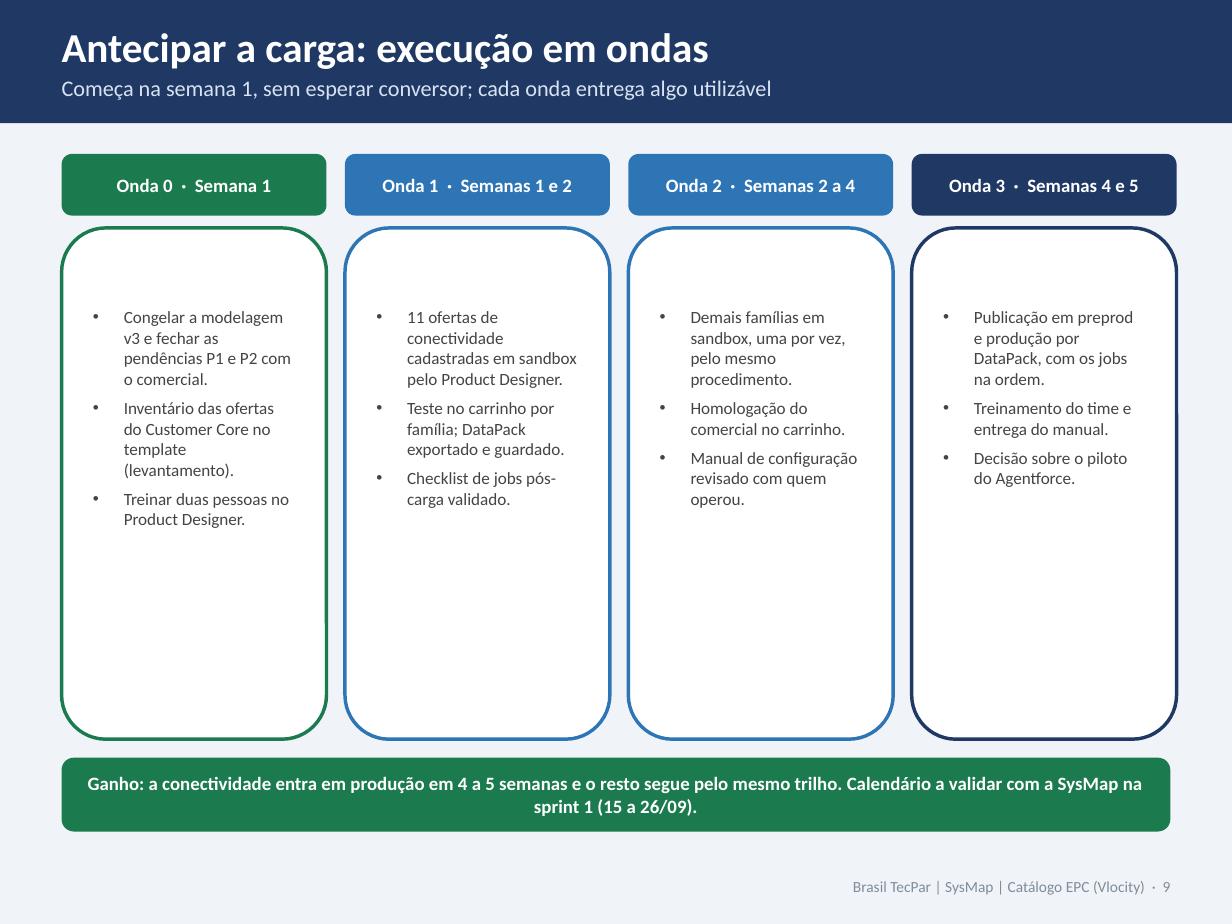
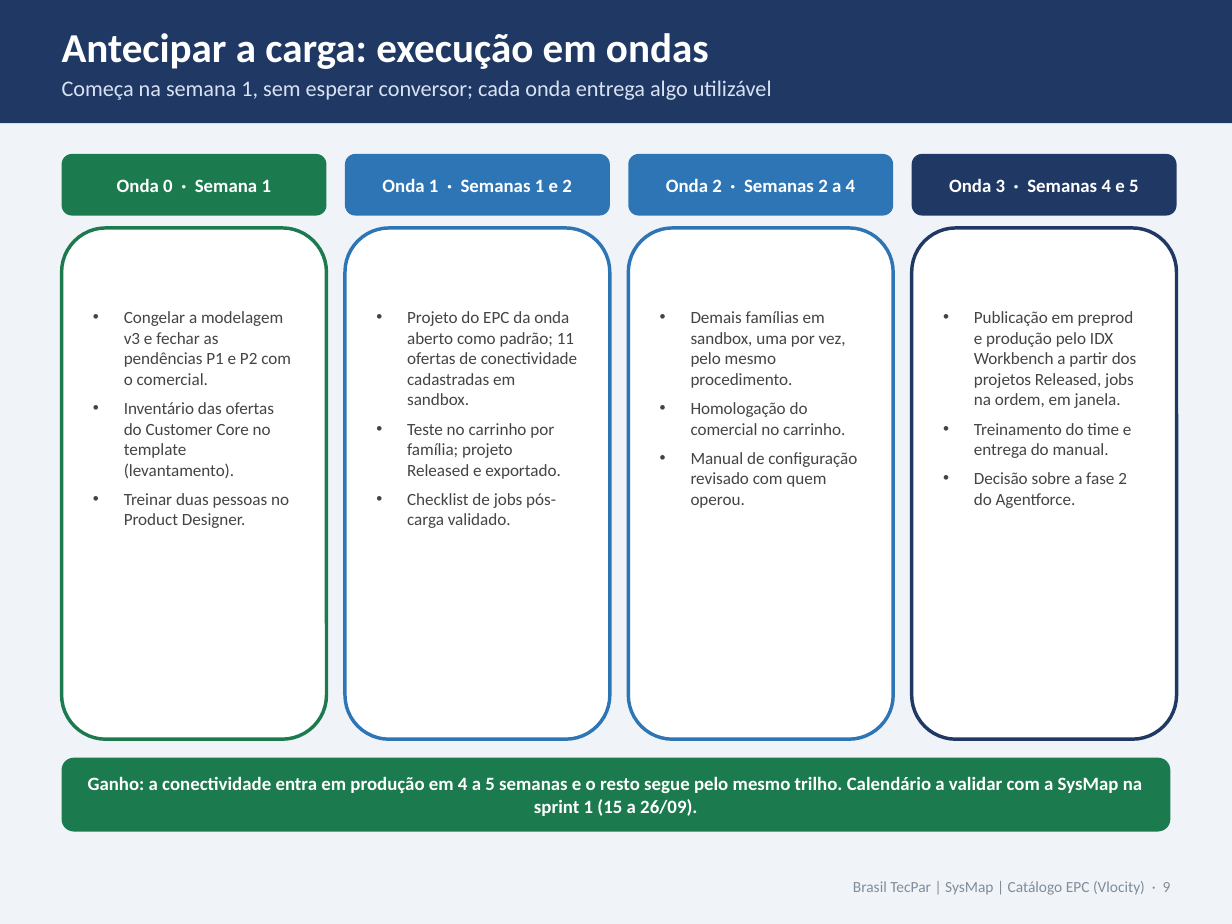
Before and after one commit to Dbelt337/diario-implantacao, a slide deck: slide 9 of docs/deck-catalogo/Catalogo_Carga_e_Manutencao_v2_Rota_Padrao.pptx. Drawn at 1232x924 pixels with LibreOffice and Linux fonts; fonts in the diff are those of the drawing. Boxes give left, top, right and bottom in pixels: in the first picture for what was removed or moved away, otherwise in the second. Text is boxed around its words. In the diff, an @@ line names an element or a change of style, - is before the commit and + after.

```diff
--- a/docs/deck-catalogo/Catalogo_Carga_e_Manutencao_v2_Rota_Padrao.pptx
+++ b/docs/deck-catalogo/Catalogo_Carga_e_Manutencao_v2_Rota_Padrao.pptx
@@ text in rounded rectangle at (407, 311, 577, 479): text changed @@
-• 11 ofertas de conectividade cadastradas em sandbox pelo Product Designer.
-• Teste no carrinho por família; DataPack exportado e guardado.
+• Projeto do EPC da onda aberto como padrão; 11 ofertas de conectividade cadastradas em sandbox.
+• Teste no carrinho por família; projeto Released e exportado.
@@ text in rounded rectangle at (974, 311, 1137, 408): text changed @@
-• Publicação em preprod e produção por DataPack, com os jobs na ordem.
+• Publicação em preprod e produção pelo IDX Workbench a partir dos projetos Released, jobs na ordem, em janela.
@@ text in rounded rectangle at (974, 472, 1127, 508): text changed @@
-• Decisão sobre o piloto do Agentforce.
+• Decisão sobre a fase 2 do Agentforce.
```
Also in this commit, not shown: 5 other slides changed, 2 other files.
